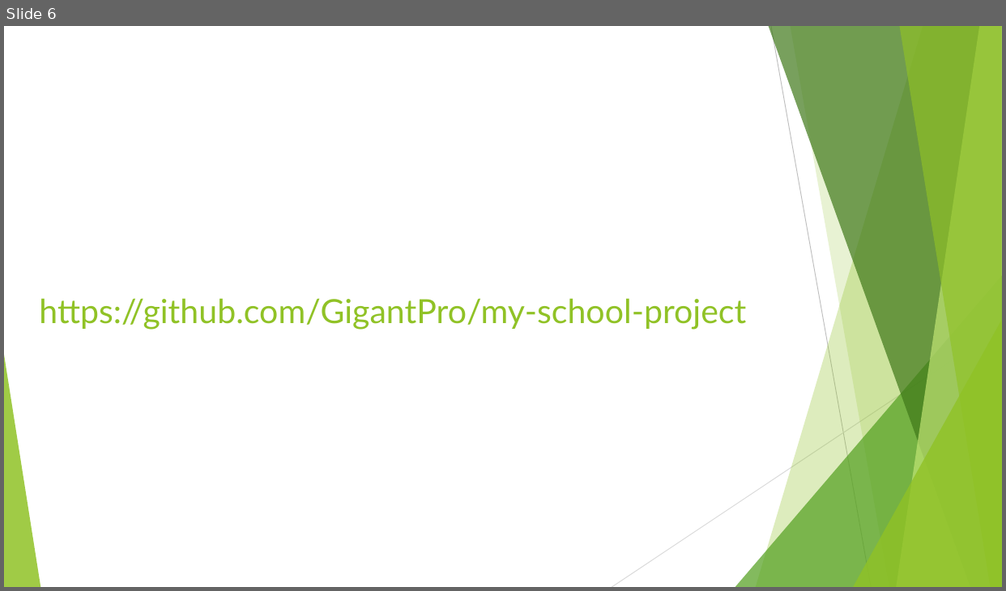
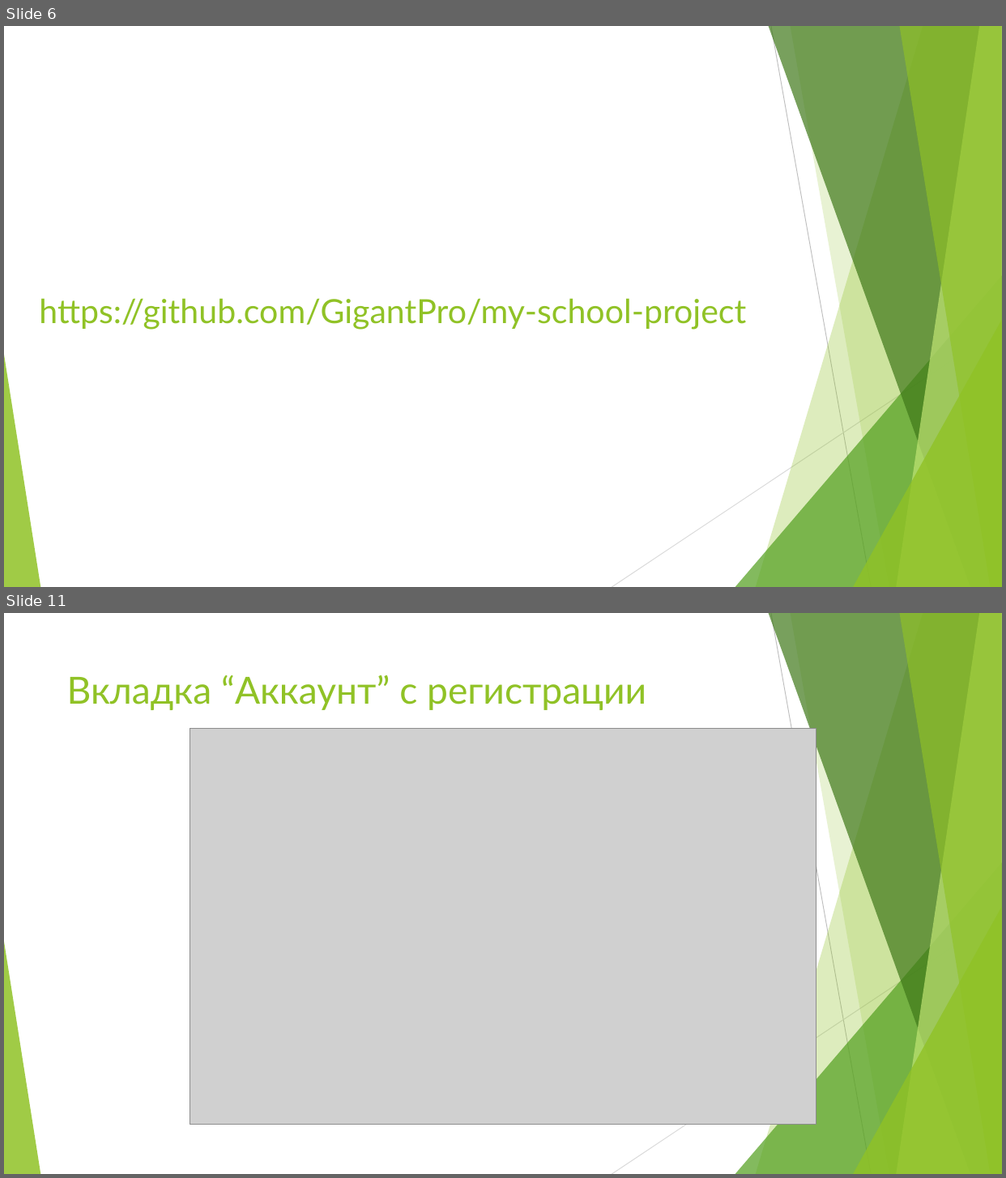
Before and after one commit to GigantPro/my-school-project, a slide deck: Файл.pptx. Shown one above the other, each under a label of ours: slide 6 before the commit, slides 6 and 11 after it; the slides between them are not shown. The pictures are 1006x591 and 1006x1178 pixels, drawn with LibreOffice and Linux fonts; fonts in the diff are those of the drawing; grey boxes stand for pictures. Boxes give left, top, right and bottom in pixels: in the first picture for what was removed or moved away, otherwise in the second. Text is boxed around its words. In the diff, an @@ line names an element or a change of style, - is before the commit and + after.

```diff
--- a/Файл.pptx
+++ b/Файл.pptx
@@ slide 11 added at box(4, 613, 1002, 1174), background #FFFFFF; not listed: 10 template elements that a slide beside it also shows @@
@@ title added at box(67, 675, 646, 710), 36 pt, text #90C226 @@
+Вкладка “Аккаунт” с регистрации
@@ picture added at box(189, 728, 816, 1124) @@
```
Also in this commit, not shown: 6 other slides added, 1 other file.
